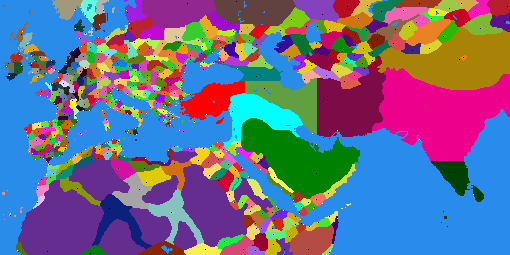
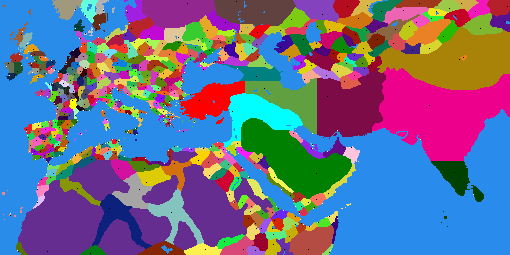
Layered file, before and after one edit (510 x 255). Changes by layer:
painted on "map_regions" over [136, 127, 421, 164]
